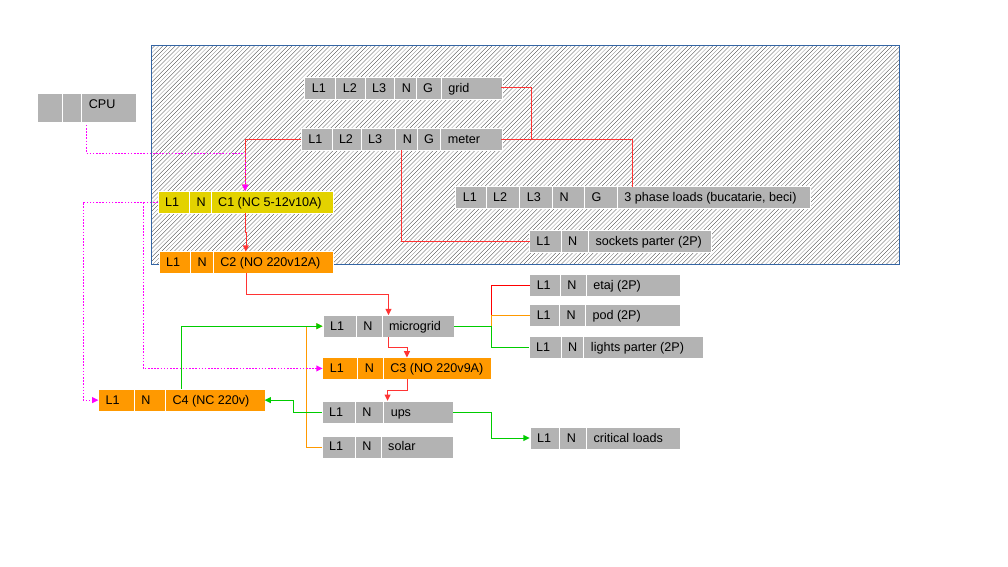
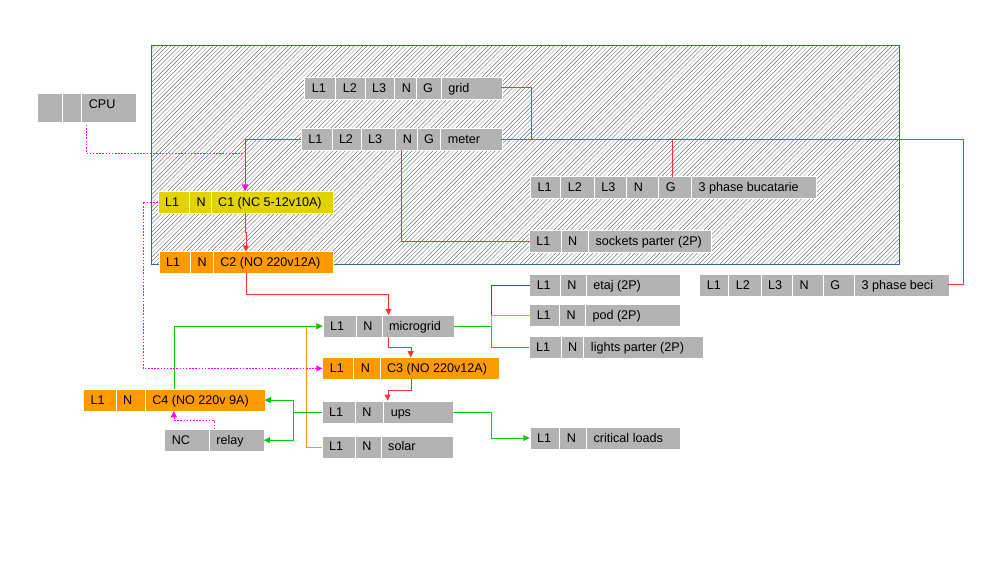
Before and after one commit to dan-cristian/haiot, a slide deck: slide 4 of wiki/solar/power-system.odp (slide 3 before the commit). Drawn at 1008x567 pixels with LibreOffice and Linux fonts; fonts in the diff are those of the drawing. Boxes give left, top, right and bottom in pixels: in the first picture for what was removed or moved away, otherwise in the second. Text is boxed around its words. In the diff, an @@ line names an element or a change of style, - is before the commit and + after.

```diff
--- a/wiki/solar/power-system.odp
+++ b/wiki/solar/power-system.odp
@@ elbow line moved from (502, 139) - (633, 186) to (502, 139) - (673, 177) @@
@@ elbow line added from (502, 139) to (949, 285), #FF3333 0 pt @@
@@ table at (530,177,815,199) @@
-row 1, column 6: 3 phase loads (bucatarie, beci)
+row 1, column 6: 3 phase bucatarie
@@ table: place and size @@
-table at (455,186,809,208)
+table at (530,177,815,199)
@@ elbow arrow removed from (158, 202) to (98, 400) @@
@@ table added at (699,274,951,296), 1 rows, 6 columns @@
+L1 | L2 | L3 | N | G | 3 phase beci
@@ elbow arrow moved from (181, 389) - (323, 326) to (174, 389) - (323, 326) @@
@@ table at (323,358,500,380) @@
-row 1, column 3: C3 (NO 220v9A)
+row 1, column 3: C3 (NO 220v12A)
@@ table: place and size @@
-table at (323,358,492,380)
+table at (323,358,500,380)
@@ elbow arrow moved from (389, 337) - (407, 358) to (389, 337) - (411, 358) @@
@@ table at (83,389,265,411) @@
-row 1, column 3: C4 (NC 220v)
+row 1, column 3: C4 (NO 220v 9A)
@@ table: place and size @@
-table at (98,389,265,411)
+table at (83,389,265,411)
@@ elbow arrow moved from (407, 380) - (388, 401) to (411, 380) - (388, 401) @@
@@ elbow arrow added from (214, 430) to (174, 411), #FF00FF 0 pt @@
@@ elbow arrow added from (322, 412) to (264, 440), #00CC00 0 pt @@
@@ table added at (164,430,263,451), 1 rows, 2 columns @@
+NC | relay
```
Also in this commit, not shown: 2 other slides changed, 2 slides added, 3 other files.
